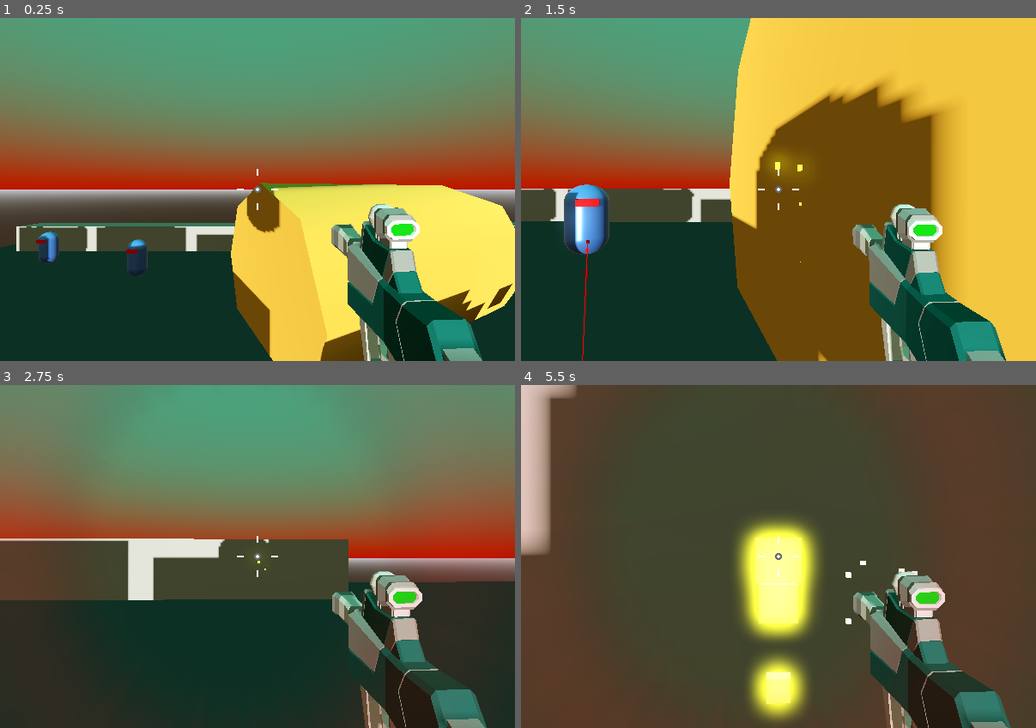
Above: before the commit, frames 1-4 (two rows, left to right).
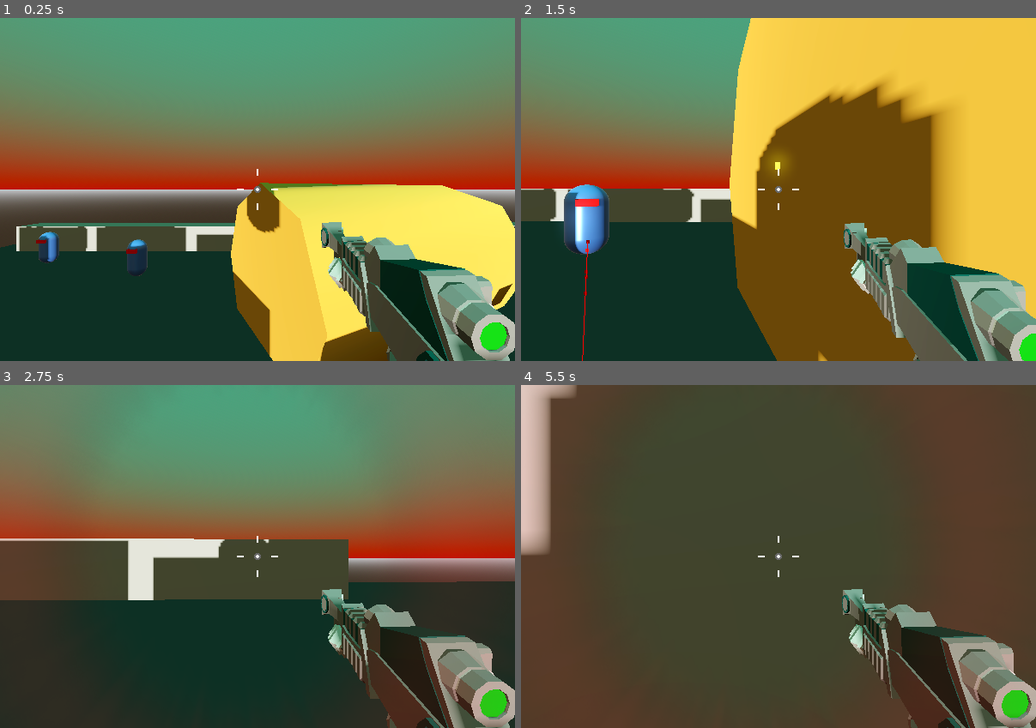
Above: after the commit, the same moments.

Repository: tiagoskaterock/robo-rampage-3d
Game: Godot game, scene res://Levels/Sandbox.tscn
The game is run twice, just before and just after one commit, with the same random seed, the same clock (stepped at 60 frames per second) and the same inputs. Sound files missing from this copy of the repository are replaced by a short silence.
Inputs (mouse positions are in pixels of both pictures, inside the frame that each line leads up to):
- Up to frame 1 (0.25 s): no input
- Up to frame 2 (1.5 s): move the mouse to (804, 189) at 0.52 s; press the mouse at (804, 189) at 0.53 s; hold Keypad 5 (up) from 0.53 s (still down); tap Keypad 0 (jump) at 0.77 s; move the mouse to (752, 189) at 1.27 s; release the mouse at (752, 189) at 1.28 s; click (752, 189) at 1.35 s
- Up to frame 3 (2.75 s): keep holding Keypad 5 (up); tap Keypad 0 (jump) at 1.52 s; move the mouse to (267, 549) at 2.02 s; press the mouse at (267, 549) at 2.03 s
- Up to frame 4 (5.5 s): keep holding Keypad 5 (up); move the mouse to (773, 563) at 2.77 s; release the mouse at (773, 563) at 2.78 s; click (773, 563) at 2.85 s; tap Keypad 0 (jump) at 3.02, 3.77, 4.52 s; move the mouse to (819, 559) at 3.52 s; press the mouse at (819, 559) at 3.53 s; move the mouse to (737, 553) at 4.27 s; release the mouse at (737, 553) at 4.28 s; click (737, 553) at 4.35 s; move the mouse to (783, 556) at 5.02 s; press the mouse at (783, 556) at 5.03 s

The runs differ from the first frame. In frame 1, 10% of the frame differs, in the area x 62-100%, y 54-100%; in frame 2, 9.8%; in frame 3, 9.6%; in frame 4, 16%, in the area x 41-100%, y 38-100%.

Commit message:
86. Weapon Variety - done

Diff:
--- /dev/null
+++ b/FX/rifle_sfx.tscn
@@ -0,0 +1,8 @@
+[gd_scene load_steps=2 format=3 uid="uid://dx7k2gqwdfgbn"]
+
+[ext_resource type="AudioStream" uid="uid://ds1n23xv1kfua" path="res://FX/grand-rifle.mp3" id="1_4w8lv"]
+
+[node name="RifleSFX" type="AudioStreamPlayer3D"]
+stream = ExtResource("1_4w8lv")
+pitch_scale = 0.84
+autoplay = true
--- a/Player/player.tscn
+++ b/Player/player.tscn
@@ -2,7 +2,7 @@
 
 [ext_resource type="Script" path="res://Player/player.gd" id="1_xoseh"]
 [ext_resource type="Script" path="res://Player/SmoothCamera.gd" id="2_k6pk0"]
-[ext_resource type="PackedScene" uid="uid://delyw57vwvhao" path="res://Weapons/SMG.tscn" id="3_qgotf"]
+[ext_resource type="PackedScene" uid="uid://bglx3a0bw2ahw" path="res://Weapons/Rifle.tscn" id="3_4unvg"]
 [ext_resource type="Script" path="res://Player/CrossHair.gd" id="4_3mr3h"]
 [ext_resource type="Texture2D" uid="uid://du1demqxqudyq" path="res://Player/damage.png" id="5_8w5e3"]
 
@@ -89,10 +89,10 @@
 cull_mask = 1048573
 script = ExtResource("2_k6pk0")
 
-[node name="SMG" parent="CameraPivot/SmoothCamera" instance=ExtResource("3_qgotf")]
-
 [node name="RemoteTransform3D" type="RemoteTransform3D" parent="CameraPivot/SmoothCamera"]
 remote_path = NodePath("../../../SubViewportContainer/SubViewport/WeaponCamera")
+
+[node name="Rifle" parent="CameraPivot/SmoothCamera" instance=ExtResource("3_4unvg")]
 
 [node name="SubViewportContainer" type="SubViewportContainer" parent="."]
 anchors_preset = 15
--- a/Weapons/hit_scan_weapon.gd
+++ b/Weapons/hit_scan_weapon.gd
@@ -39,7 +39,9 @@
 func shoot_fx():
 	var pre_gun_shot : PackedScene = preload("res://FX/gun_shot.tscn")
 	var gun_shot = pre_gun_shot.instantiate()
-	sandbox.add_child(gun_shot)
+	var pre_rifle_shot : PackedScene = preload("res://FX/rifle_sfx.tscn")
+	var rifle_shot = pre_rifle_shot.instantiate()
+	sandbox.add_child(rifle_shot)
 
 
 func add_sparks():
Not shown, added: FX/grand-rifle.mp3.import
Not shown, added: FX/grand-rifle.mp3
